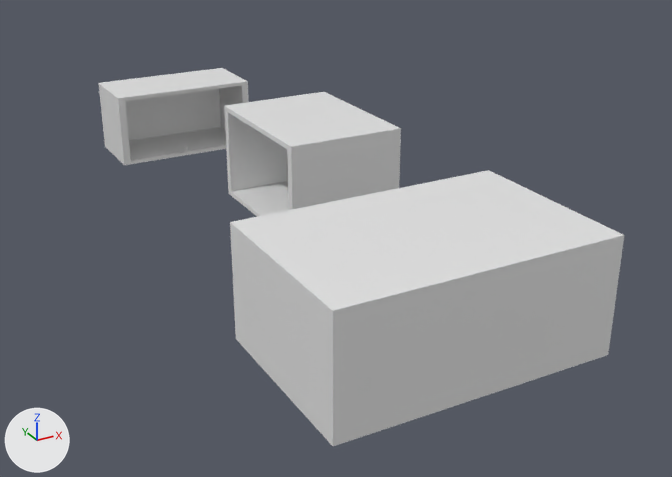
Renders of the Blender file scenes/level1-mockup.blend from each side of a commit.
Both versions are drawn from a 50 mm lens placed at (-210.0, -411.0, 168.0), pointed at (13.0, -5.0, -35.0). The lights are fixed; the arrows at lower left show +X, +Y and +Z.

Names of what the first picture shows: 'MovableRoom', 'Room.001', 'Room.002', 'Room.003'.
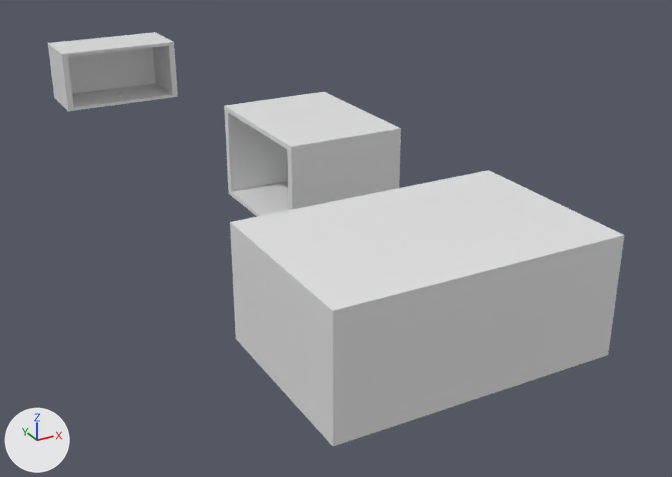
Commit message: Moved player 2's room further back

Where the change shows, as pixel boxes [x1, y1, x2, y2] in the pictures (672 x 477 px):
```json
{"object": "Room.002", "change": "moved", "before": [98, 68, 249, 165], "after": [48, 32, 178, 111]}
```

Scene script edits in JSON lines:
```json
{"op": "set", "path": "ob_room_002.location", "old": "(-30.0, 120.0, 9.0)", "new": "(-30.0, 250.0, 9.0)"}
```
